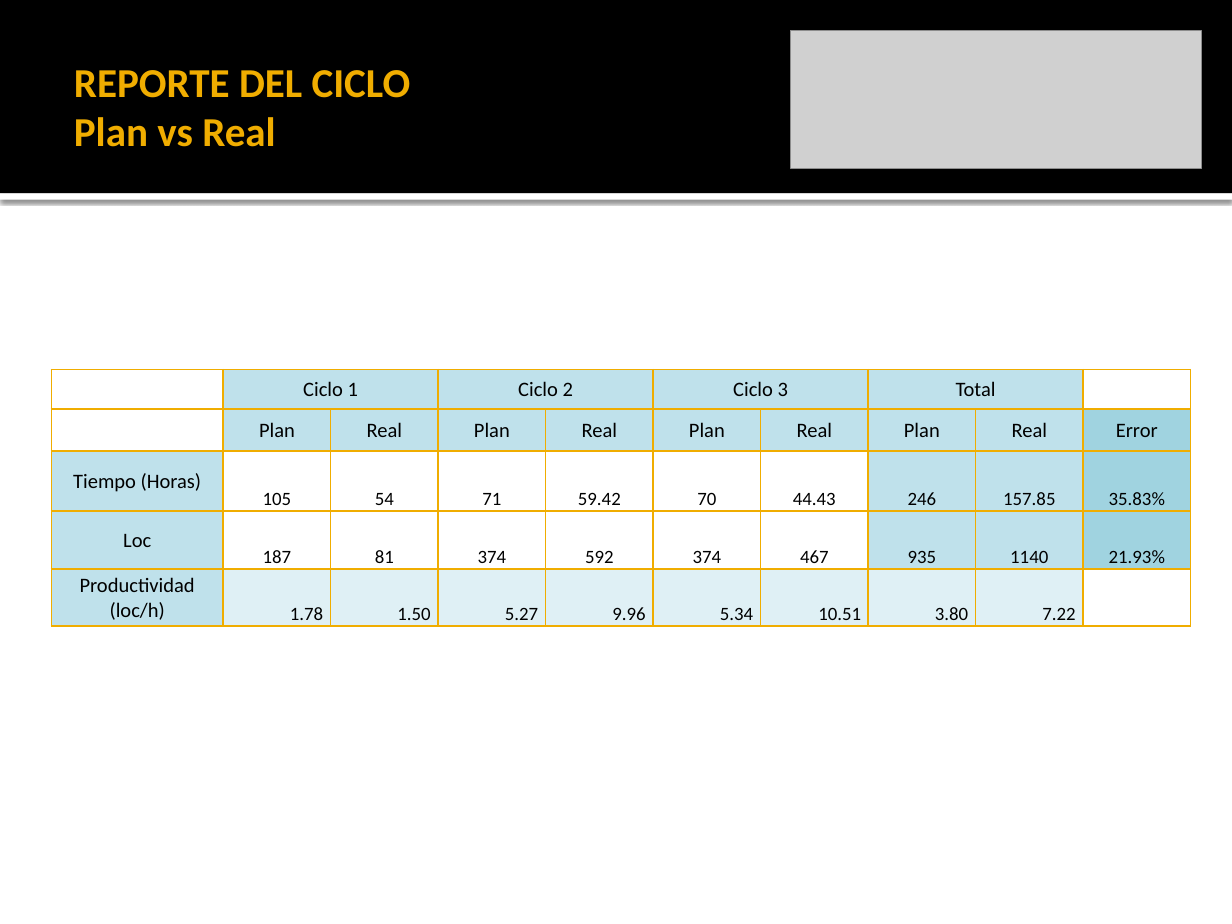
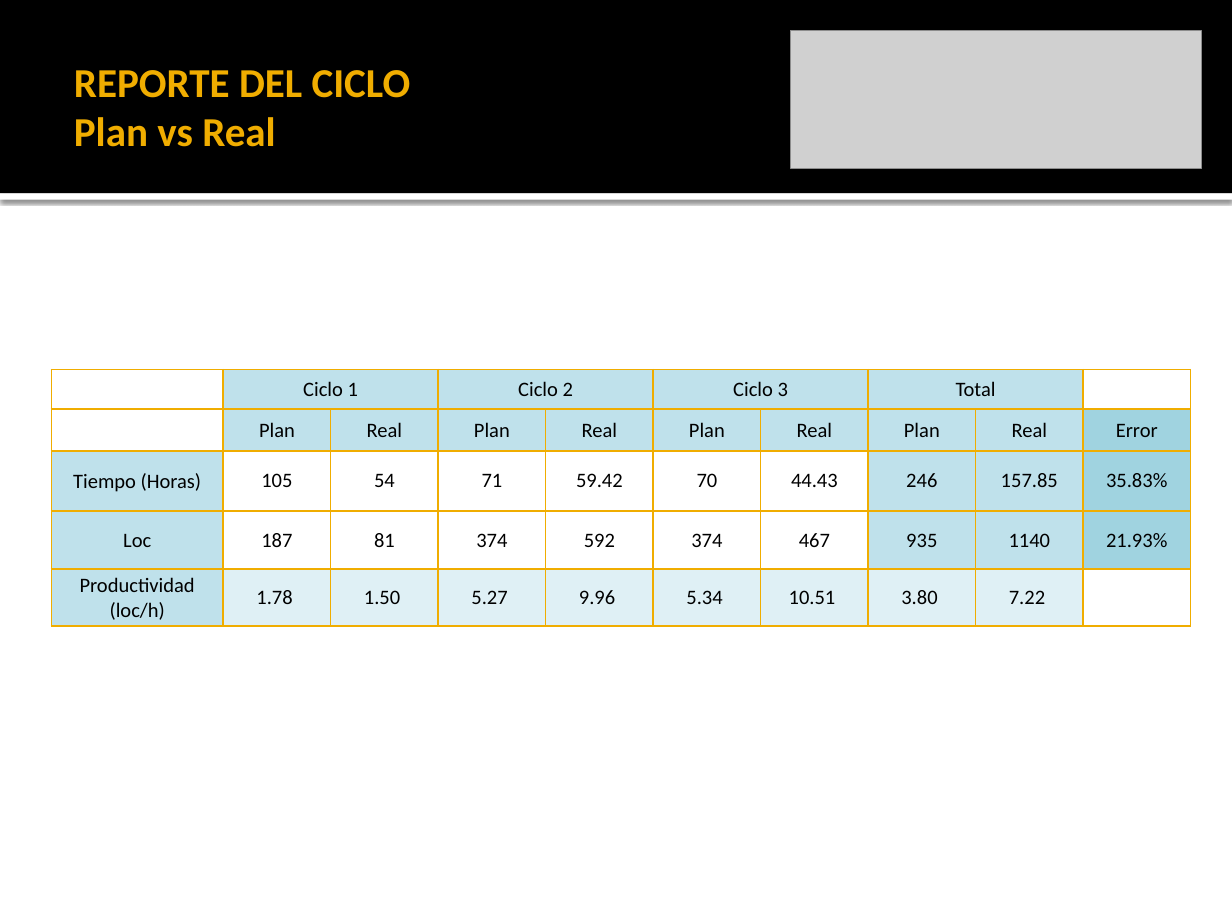
Before and after one commit to leseroth/ingenium-managment, a slide deck: slide 4 of CSOF5101 Ingeniera de Software/TSP/0330PostMortemTSPCiclo3.pptx. Drawn at 1232x924 pixels with LibreOffice and Linux fonts; fonts in the diff are those of the drawing; grey boxes stand for pictures. Boxes give left, top, right and bottom in pixels: in the first picture for what was removed or moved away, otherwise in the second. Text is boxed around its words. In the diff, an @@ line names an element or a change of style, - is before the commit and + after.

Commit message:
Version final de la presentacion

```diff
--- a/CSOF5101 Ingeniera de Software/TSP/0330PostMortemTSPCiclo3.pptx
+++ b/CSOF5101 Ingeniera de Software/TSP/0330PostMortemTSPCiclo3.pptx
@@ table at <box>52,370,1189,626</box> @@
@@ size 11 to 12 pt in "105", "54", "71", "59.42" and 22 more places @@
```
Also in this commit, not shown: 1 other slide changed.
